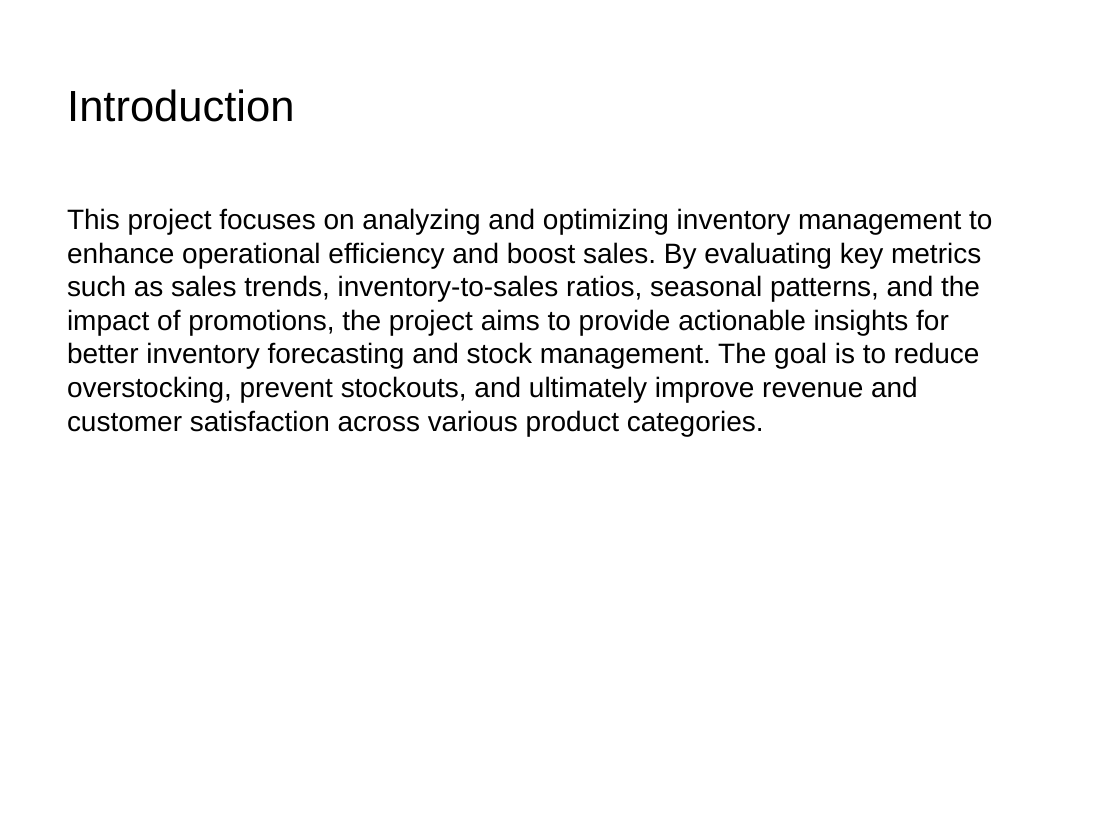
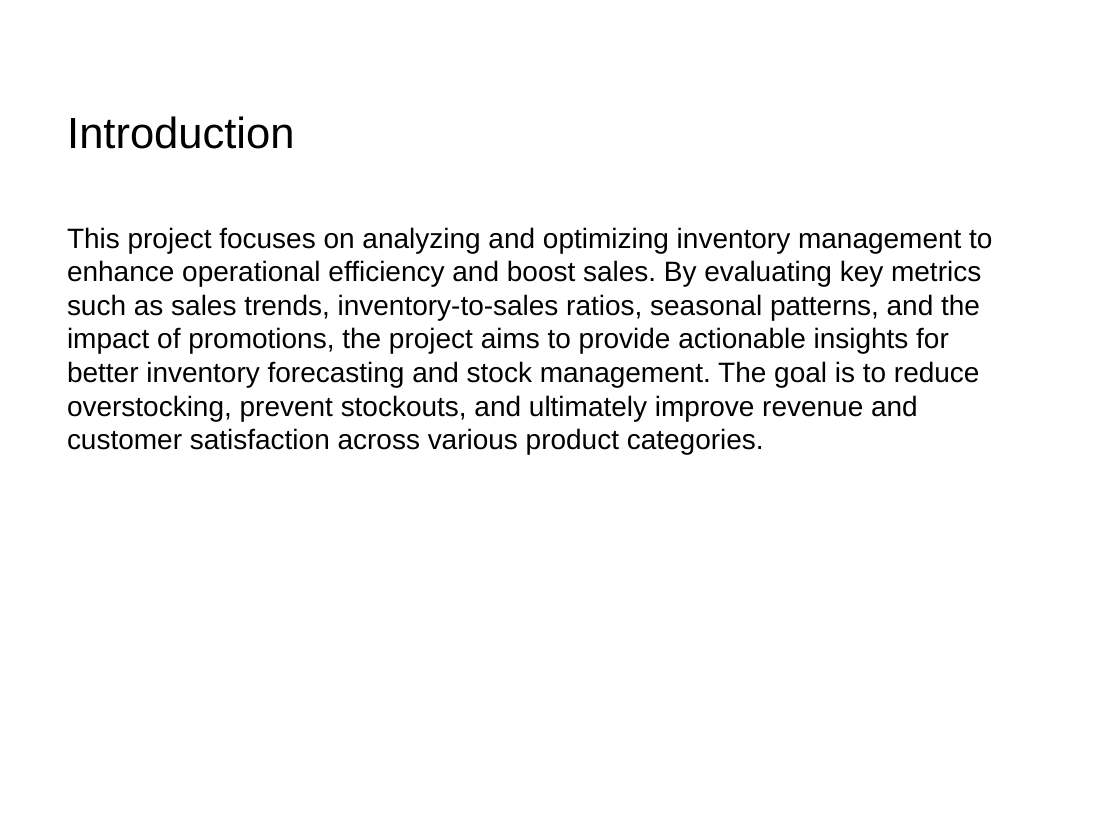
Before and after one commit to Rohithugar/Inventory_Data_Analysis, a slide deck: slide 2 of Inventory_project.pptx. Drawn at 1120x840 pixels with LibreOffice and Linux fonts; fonts in the diff are those of the drawing. Boxes give left, top, right and bottom in pixels: in the first picture for what was removed or moved away, otherwise in the second. Text is boxed around its words. In the diff, an @@ line names an element or a change of style, - is before the commit and + after.

```diff
--- a/Inventory_project.pptx
+++ b/Inventory_project.pptx
@@ title "Introduction": place and size @@
-title "Introduction" at bbox=[67, 89, 294, 122]
+title "Introduction" at bbox=[67, 116, 294, 149]
@@ text "This project focuses on analyzing ...": place and size @@
-text "This project focuses on analyzing ..." at bbox=[67, 208, 992, 436]
+text "This project focuses on analyzing ..." at bbox=[67, 227, 992, 454]
```
Also in this commit, not shown: 1 slide added.
